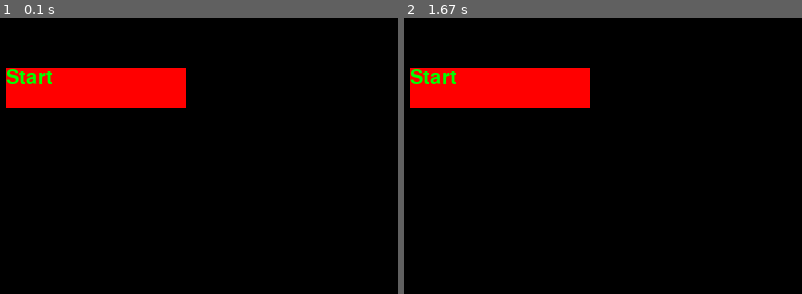
Above: before the commit, frames 1-2 (left to right).
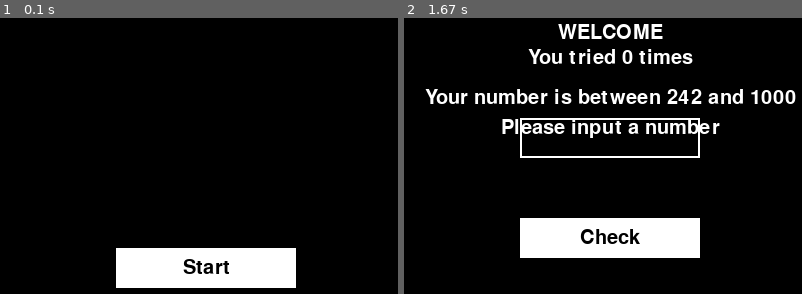
Above: after the commit, the same moments.

Repository: KaL844/pygame-guess_the_number
Game: pygame game, started from main.py
The game is run twice, just before and just after one commit, with the same random seed, the same clock (stepped at 60 frames per second) and the same inputs.
Inputs (mouse positions are in pixels of both pictures, inside the frame that each line leads up to):
- Up to frame 1 (0.1 s): no input
- Up to frame 2 (1.67 s): press the mouse at (610, 269) at 0.37 s; move the mouse to (531, 230) at 0.47 s; release the mouse at (455, 191) at 0.6 s

The runs differ from the first frame. In frame 1, 13% of the frame differs, in the area x 1-75%, y 18-98%; in frame 2, 18%, in the area x 1-99%, y 2-87%.

Commit message:
[update] styling

Diff:
--- a/components/button.py
+++ b/components/button.py
@@ -1,15 +1,15 @@
 import pygame
 import typing
 
-from utils.event_types import MouseEvent
+from utils.enum_types import MouseEvent
 from utils.logger import Logger
 
 pygame.init()
 FONT = pygame.font.Font(None, 30)
 
 class Button:
-    DEFAULT_COLOR = (255, 0, 0)
-    DEFAULT_TEXT_COLOR = (0, 255, 0)
+    DEFAULT_COLOR = (255, 255, 255)
+    DEFAULT_TEXT_COLOR = (0, 0, 0)
     DEFAULT_TEXT = ""
     DEFAULT_X = 0
     DEFAULT_Y = 0
@@ -49,8 +49,8 @@
         self.text = text
         self.color = color
         self.textColor = textColor
-        self.width: int = width
-        self.height: int = height
+        self.width = width
+        self.height = height
 
     def draw(self, screen: pygame.surface.Surface) -> None:
         pos = pygame.mouse.get_pos()
@@ -66,7 +66,7 @@
         pygame.draw.rect(screen, self.color, self.rect)
 
         textImg = FONT.render(self.text, True, self.textColor)
-        screen.blit(textImg, (self.x, self.y))
+        screen.blit(textImg, (self.x + self.width // 2 - textImg.get_size()[0] // 2, self.y + self.height // 2 - textImg.get_size()[1] // 2))
 
     def addEventListener(self, event: MouseEvent, handler: typing.Callable[[], None]) -> None:
         self.eventListeners[event] = handler
--- a/components/input.py
+++ b/components/input.py
@@ -20,7 +20,7 @@
         if conf is not None:
             self._initWithConf(conf)
         else:
-            self._initWithParams(x, y, width, height, color, width, height, borderWidth)
+            self._initWithParams(x, y, width, height, color, width, height, borderWidth, padding)
 
         self.isActive = False
         self.isClicked = False
--- a/components/label.py
+++ b/components/label.py
@@ -1,22 +1,27 @@
 import pygame
+
+from utils.enum_types import AlignType
+from utils.transform import TransformUtils
 
 pygame.init()
 
 class Label:
     DEFAULT_TEXT = ""
-    DEFAULT_COLOR = (0, 255, 0)
+    DEFAULT_COLOR = (255, 255, 255)
     DEFAULT_FONT = pygame.font.Font(None, 30)
     DEFAULT_SMOOTH = True
     DEFAULT_X = 0
     DEFAULT_Y = 0
+    DEFAULT_ALIGN = AlignType.TOP_LEFT
 
     def __init__(self, conf: dict = None, text: str = DEFAULT_TEXT, color: tuple[int, int, int] = DEFAULT_COLOR,
-            font: pygame.font.Font = DEFAULT_FONT, x: int = DEFAULT_X, y: int = DEFAULT_Y, isSmooth: bool = DEFAULT_SMOOTH) -> None:
+            font: pygame.font.Font = DEFAULT_FONT, x: int = DEFAULT_X, y: int = DEFAULT_Y, isSmooth: bool = DEFAULT_SMOOTH,
+            align: AlignType = DEFAULT_ALIGN) -> None:
 
         if conf is not None:
             self._initWithConf(conf)
         else:
-            self._initWithParams(text, color, x, y, isSmooth)
+            self._initWithParams(text, color, x, y, isSmooth, align)
 
         self.font = font
 
@@ -26,17 +31,20 @@
         self.x = conf["posX"] if "posX" in conf else Label.DEFAULT_X
         self.y = conf["posY"] if "posY" in conf else Label.DEFAULT_Y
         self.isSmooth = conf["isSmooth"] if "isSmooth" in conf else Label.DEFAULT_SMOOTH
+        self.align = AlignType[conf["align"]] if "align" in conf else Label.DEFAULT_ALIGN
 
-    def _initWithParams(self, text: str, color: tuple[int, int, int], x: int, y: int, isSmooth: bool) -> None:
+    def _initWithParams(self, text: str, color: tuple[int, int, int], x: int, y: int, isSmooth: bool, align: AlignType) -> None:
         self.text = text
         self.color = color
         self.x = x
         self.y = y
         self.isSmooth = isSmooth
+        self.align = align
 
     def draw(self, screen: pygame.surface.Surface) -> None:
         textImg = self.font.render(self.text, self.isSmooth, self.color)
-        screen.blit(textImg, (self.x, self.y))
+        posX, posY = TransformUtils.align(self.align, self.x, self.y, textImg.get_size()[0], textImg.get_size()[1])
+        screen.blit(textImg, (posX, posY))
 
     def setText(self, text: str) -> None:
         self.text = text
--- a/conf/game/EndScene.json
+++ b/conf/game/EndScene.json
@@ -1,12 +1,13 @@
 {
     "messageLabel": {
-        "posX": 100,
-        "posY": 100
+        "posX": 250,
+        "posY": 100,
+        "align": "MID_CENTER"
     },
 
     "returnBtn": {
         "text": "Return",
-        "posX": 100,
-        "posY": 150
+        "posX": 160,
+        "posY": 230
     }
 }
--- a/conf/game/GameScene.json
+++ b/conf/game/GameScene.json
@@ -1,32 +1,39 @@
 {
     "titleLabel": {
-        "text": "WELCOME"
+        "text": "WELCOME",
+        "posX": 250,
+        "posY": 5,
+        "align": "TOP_CENTER"
     },
 
     "questionLabel": {
         "text": "What do you think your number is?",
-        "posX": 50,
-        "posY": 50
+        "posX": 250,
+        "posY": 70,
+        "align": "TOP_CENTER"
     },
 
     "messageLabel": {
-        "posX": 50,
-        "posY": 70
+        "posX": 250,
+        "posY": 100,
+        "align": "TOP_CENTER"
     },
 
     "countLabel": {
-        "posX": 50,
-        "posY": 10
+        "posX": 250,
+        "posY": 30,
+        "align": "TOP_CENTER"
     },
 
     "answerInput": {
-        "posX": 100,
-        "posY": 100
+        "posX": 160,
+        "posY": 100,
+        "padding": [10, 10, 10, 10]
     },
 
     "checkBtn": {
         "text": "Check",
-        "posX": 100,
+        "posX": 160,
         "posY": 200
     }
 }
--- a/conf/game/StartScene.json
+++ b/conf/game/StartScene.json
@@ -2,8 +2,8 @@
     "startBtn": {
         "width": 180,
         "height": 40,
-        "posX": 50,
-        "posY": 50,
+        "posX": 160,
+        "posY": 230,
         "text": "Start"
     }
 }
--- a/modules/game/scenes.py
+++ b/modules/game/scenes.py
@@ -4,7 +4,7 @@
 from components.label import Label
 from components.scene import Scene, SceneManager
 from modules.game.logic import CheckResult, GameLogic
-from utils.event_types import MouseEvent
+from utils.enum_types import MouseEvent
 from utils.json_reader import JsonReader
 from utils.logger import Logger
 import utils.constants as constants
--- /dev/null
+++ b/utils/enum_types.py
@@ -0,0 +1,16 @@
+from enum import Enum
+
+
+class MouseEvent(Enum):
+    ON_CLICK = 1
+
+class AlignType(Enum):
+    MID_CENTER = 0
+    MID_RIGHT = 1
+    MID_LEFT = 2
+    TOP_CENTER = 3
+    TOP_RIGHT = 4
+    TOP_LEFT = 5
+    BOTTOM_CENTER = 6
+    BOTTOM_RIGHT = 7
+    BOTTOM_LEFT = 8
--- a/utils/event_types.py
+++ /dev/null
@@ -1,5 +0,0 @@
-from enum import Enum
-
-
-class MouseEvent(Enum):
-    ON_CLICK = 1
--- /dev/null
+++ b/utils/transform.py
@@ -0,0 +1,30 @@
+from utils.enum_types import AlignType
+
+
+class TransformUtils:
+
+    @staticmethod
+    def align(type: AlignType, x: int, y: int, width: int, height: int) -> tuple[int, int]:
+        posX = x
+        posY = y
+        if type == AlignType.MID_CENTER:
+            posX = x - width // 2
+            posY = y - height // 2
+        elif type == AlignType.MID_RIGHT:
+            posX = x - width
+            posY = y - height // 2
+        elif type == AlignType.MID_LEFT:
+            posY = y - height // 2
+        elif type == AlignType.TOP_CENTER:
+            posX = x - width // 2
+        elif type == AlignType.TOP_RIGHT:
+            posX = x - width
+        elif type == AlignType.BOTTOM_CENTER:
+            posX = x - width // 2
+            posY = y - height
+        elif type == AlignType.BOTTOM_LEFT:
+            posY = y - height
+        elif type == AlignType.BOTTOM_RIGHT:
+            posX = x - width
+            posY = y - height
+        return (posX, posY)
